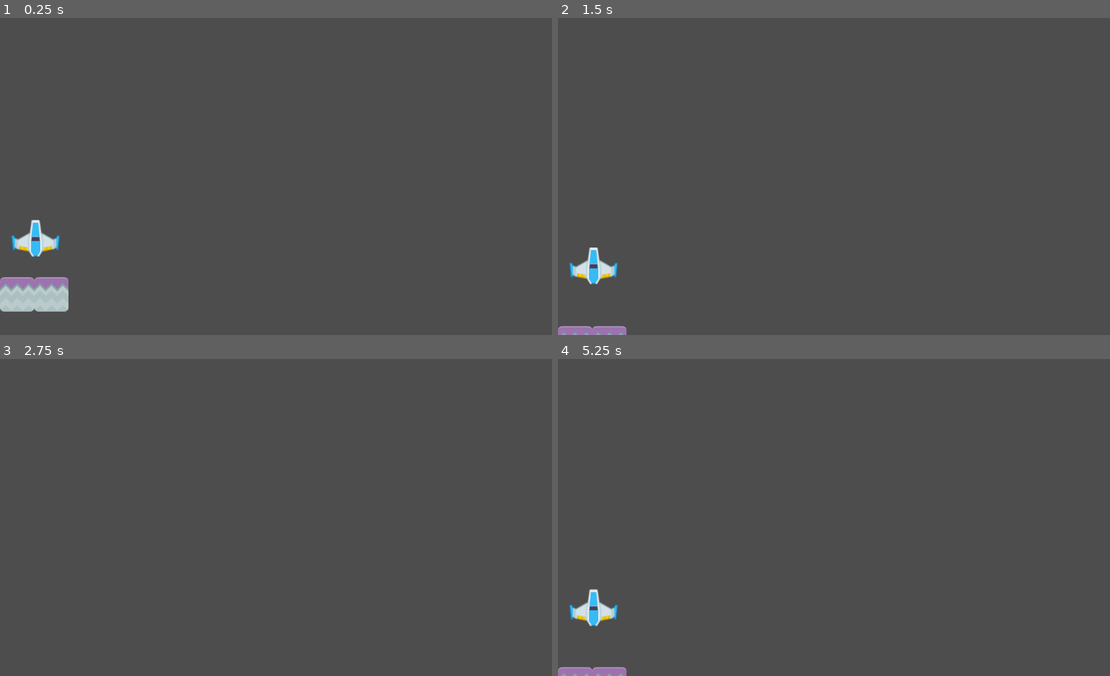
Above: before the commit, frames 1-4 (two rows, left to right).
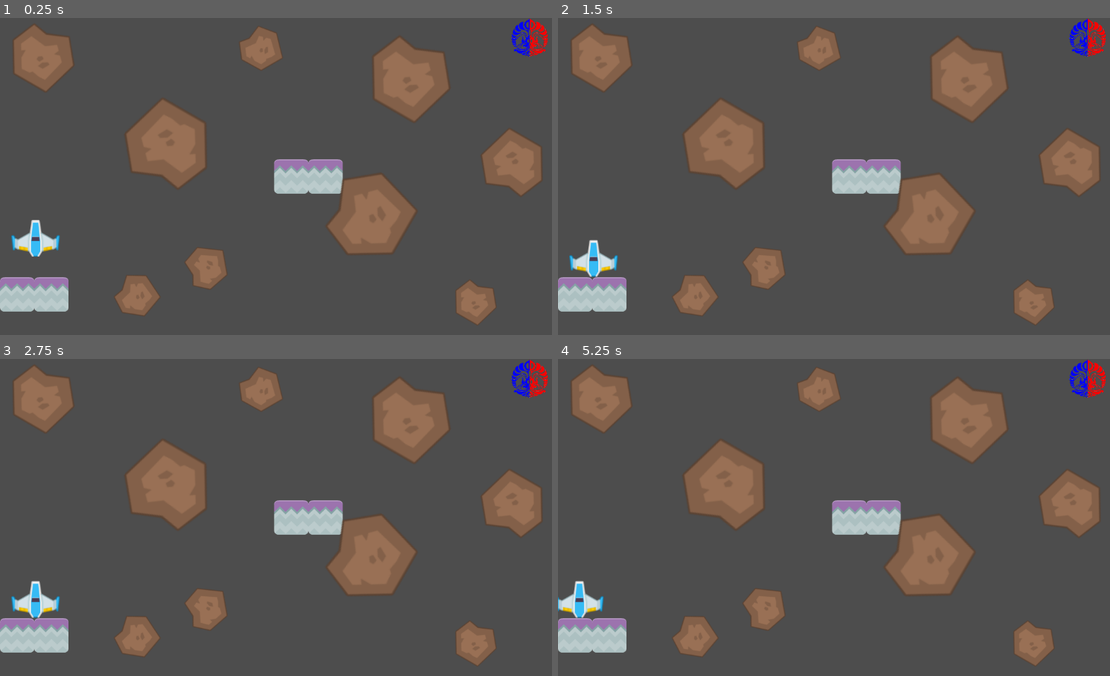
Above: after the commit, the same moments.

Repository: ebiyo/GameDev-tutorial-2
Game: Godot game, scene res://scenes/MainLevel.tscn
Two runs of this game, one before a commit and one after it. Both use one fixed random seed, a clock stepped at 60 frames per second and the inputs below.
Inputs:
- Up to frame 1 (0.25 s): no input
- Up to frame 2 (1.5 s): hold Right (move_right) 0.53-1.28 s; tap Enter at 1.25 s; hold Down (move_down) from 1.28 s (still down)
- Up to frame 3 (2.75 s): release Down (move_down) at 2.03 s; hold Right (move_right) from 2.03 s (still down)
- Up to frame 4 (5.25 s): tap Space at 2.75 s; release Right (move_right) at 2.78 s; hold Up (move_up) 2.78-3.53 s; hold Left (move_left) 3.53-5.03 s; tap Enter at 5 s; hold Down (move_down) from 5.03 s (still down)

The runs differ from the first frame. In frame 1, 16% of the frame differs, in the area x 2-100%, y 0-97%; in frame 2, 18%; in frame 3, 18%; in frame 4, 18%, in the area x 0-100%, y 0-100%.

Commit message:
Completed level 1

Diff:
--- a/scenes/BlueShip.tscn
+++ b/scenes/BlueShip.tscn
@@ -1,14 +1,14 @@
-[gd_scene load_steps=3 format=3 uid="uid://datfp8kxjrjg"]
+[gd_scene format=3 uid="uid://datfp8kxjrjg"]
 
 [ext_resource type="Texture2D" uid="uid://dgrrg14sgp4f4" path="res://assets/playerShip1_blue.png" id="1"]
 
 [sub_resource type="RectangleShape2D" id="1"]
 size = Vector2(100.011, 77.4256)
 
-[node name="BlueShip" type="RigidBody2D"]
+[node name="BlueShip" type="RigidBody2D" unique_id=512705835]
 
-[node name="Sprite2D" type="Sprite2D" parent="."]
+[node name="Sprite2D" type="Sprite2D" parent="." unique_id=767294473]
 texture = ExtResource("1")
 
-[node name="CollisionShape2D" type="CollisionShape2D" parent="."]
+[node name="CollisionShape2D" type="CollisionShape2D" parent="." unique_id=917220689]
 shape = SubResource("1")
--- a/scenes/MainLevel.tscn
+++ b/scenes/MainLevel.tscn
@@ -4,9 +4,25 @@
 [ext_resource type="PackedScene" uid="uid://datfp8kxjrjg" path="res://scenes/BlueShip.tscn" id="2"]
 [ext_resource type="Script" uid="uid://bsuv2svmaqypq" path="res://scenes/PlatformBlue.gd" id="3"]
 [ext_resource type="Script" uid="uid://x2rdmjyr1ttw" path="res://scenes/ObjectiveArea.gd" id="4"]
+[ext_resource type="Script" uid="uid://buha0qve47owk" path="res://scenes/blue_ship.gd" id="4_ykko5"]
+[ext_resource type="Texture2D" uid="uid://dh610bbucs6rh" path="res://assets/fasilkom.png" id="6_xum0q"]
+[ext_resource type="PackedScene" uid="uid://b5a4ynav86ee6" path="res://scenes/Meteor.tscn" id="6_yxyfn"]
+[ext_resource type="Script" uid="uid://2ms6txwrircs" path="res://scenes/out_of_bounds.gd" id="8_huru0"]
 
 [sub_resource type="RectangleShape2D" id="1"]
 size = Vector2(138.75, 79)
+
+[sub_resource type="RectangleShape2D" id="RectangleShape2D_wcvik"]
+size = Vector2(697, 37)
+
+[sub_resource type="RectangleShape2D" id="RectangleShape2D_6ib6r"]
+size = Vector2(697, 37)
+
+[sub_resource type="RectangleShape2D" id="RectangleShape2D_2cvyt"]
+size = Vector2(1173.5, 20)
+
+[sub_resource type="RectangleShape2D" id="RectangleShape2D_4t260"]
+size = Vector2(1173.5, 20)
 
 [node name="MainLevel" type="Node" unique_id=832108525]
 
@@ -14,20 +30,109 @@
 position = Vector2(35, 565)
 script = ExtResource("3")
 
+[node name="StonePlatform3" parent="PlatformBlue" unique_id=1127170183 instance=ExtResource("1")]
+
+[node name="StonePlatform4" parent="PlatformBlue" unique_id=266156621 instance=ExtResource("1")]
+position = Vector2(70, 0)
+
 [node name="StonePlatform" parent="PlatformBlue" unique_id=964098601 instance=ExtResource("1")]
+position = Vector2(560, -241)
 
 [node name="StonePlatform2" parent="PlatformBlue" unique_id=1594265889 instance=ExtResource("1")]
-position = Vector2(70, 0)
+position = Vector2(630, -241)
 
 [node name="BlueShip" parent="." unique_id=150247224 instance=ExtResource("2")]
 position = Vector2(72.7009, 421.901)
 lock_rotation = true
+freeze_mode = 1
+script = ExtResource("4_ykko5")
+thrust_force = 2400.0
+horizontal_force = 300.0
+max_speed = 1200.0
 
 [node name="ObjectiveArea" type="Area2D" parent="." unique_id=779178061]
 script = ExtResource("4")
 
 [node name="CollisionShape2D" type="CollisionShape2D" parent="ObjectiveArea" unique_id=670694693]
-position = Vector2(70.625, 40)
+position = Vector2(1082, 40)
 shape = SubResource("1")
 
+[node name="Sprite2D" type="Sprite2D" parent="ObjectiveArea" unique_id=1545912824]
+position = Vector2(1082, 40)
+scale = Vector2(0.5, 0.5)
+texture = ExtResource("6_xum0q")
+
+[node name="Meteors" type="Node2D" parent="." unique_id=1403441345]
+position = Vector2(969, 583)
+rotation = -3.1415925
+
+[node name="Meteor2" parent="Meteors" unique_id=71035417 instance=ExtResource("6_yxyfn")]
+position = Vector2(544, 73.99994)
+rotation = -2.268928
+
+[node name="Meteor7" parent="Meteors" unique_id=1522138054 instance=ExtResource("6_yxyfn")]
+
+[node name="Meteor5" parent="Meteors" unique_id=1512741036 instance=ExtResource("6_yxyfn")]
+position = Vector2(434.00012, 518)
+rotation = -1.0471976
+
+[node name="Meteor3" parent="Meteors" unique_id=1927485398 instance=ExtResource("6_yxyfn")]
+position = Vector2(687, 13.999878)
+rotation = -1.3962636
+
+[node name="Meteor9" parent="Meteors" unique_id=768781936 instance=ExtResource("6_yxyfn")]
+position = Vector2(885.00006, 498.99994)
+scale = Vector2(1.5, 1.5)
+
+[node name="Meteor8" parent="Meteors" unique_id=685590935 instance=ExtResource("6_yxyfn")]
+position = Vector2(-80.99994, 290.00003)
+rotation = -3.1415925
+scale = Vector2(1.5, 1.5)
+
+[node name="Meteor6" parent="Meteors" unique_id=1361034573 instance=ExtResource("6_yxyfn")]
+position = Vector2(135.00006, 455)
+scale = Vector2(1.9, 1.9)
+
+[node name="Meteor4" parent="Meteors" unique_id=915173516 instance=ExtResource("6_yxyfn")]
+position = Vector2(207, 176)
+rotation = -1.5707964
+scale = Vector2(2, 2)
+
+[node name="Meteor" parent="Meteors" unique_id=1780730153 instance=ExtResource("6_yxyfn")]
+position = Vector2(624, 328.99997)
+rotation = 3.1415925
+scale = Vector2(2, 2)
+
+[node name="OutOfBounds" type="Area2D" parent="." unique_id=54011810]
+script = ExtResource("8_huru0")
+
+[node name="CollisionShape2D3" type="CollisionShape2D" parent="OutOfBounds" unique_id=507055724]
+position = Vector2(1180, 321)
+rotation = 1.5707964
+shape = SubResource("RectangleShape2D_wcvik")
+
+[node name="CollisionShape2D2" type="CollisionShape2D" parent="OutOfBounds" unique_id=1703259293]
+position = Vector2(-29, 313.5)
+rotation = 1.5707964
+shape = SubResource("RectangleShape2D_6ib6r")
+
+[node name="CollisionShape2D" type="CollisionShape2D" parent="OutOfBounds" unique_id=1199297349]
+position = Vector2(576.25, -19)
+shape = SubResource("RectangleShape2D_2cvyt")
+
+[node name="CollisionShape2D4" type="CollisionShape2D" parent="OutOfBounds" unique_id=1380782197]
+position = Vector2(576, 668)
+shape = SubResource("RectangleShape2D_4t260")
+
+[node name="CanvasLayer" type="CanvasLayer" parent="." unique_id=1387410533]
+
+[node name="Label" type="Label" parent="CanvasLayer" unique_id=1279954739]
+visible = false
+offset_left = 172.0
+offset_top = 274.0
+offset_right = 379.0
+offset_bottom = 297.0
+scale = Vector2(4, 4)
+text = "Anjay jago banget bang!😎"
+
 [connection signal="body_entered" from="ObjectiveArea" to="ObjectiveArea" method="_on_ObjectiveArea_body_entered"]
--- /dev/null
+++ b/scenes/Meteor.tscn
@@ -0,0 +1,19 @@
+[gd_scene format=3 uid="uid://b5a4ynav86ee6"]
+
+[ext_resource type="Texture2D" uid="uid://cq5yn6ecuv8qf" path="res://assets/meteorBrown_big1.png" id="1_pkplu"]
+[ext_resource type="Script" uid="uid://4bxqjxxv41o8" path="res://scenes/meteor.gd" id="1_rsaf7"]
+
+[sub_resource type="CircleShape2D" id="CircleShape2D_mpu1k"]
+radius = 28.0
+
+[node name="Meteor" type="Area2D" unique_id=71035417]
+script = ExtResource("1_rsaf7")
+
+[node name="CollisionShape2D" type="CollisionShape2D" parent="." unique_id=1617195984]
+shape = SubResource("CircleShape2D_mpu1k")
+
+[node name="Sprite2D" type="Sprite2D" parent="." unique_id=1780572931]
+position = Vector2(-0.9999995, 5)
+rotation = 0.5235988
+scale = Vector2(0.8987225, 1)
+texture = ExtResource("1_pkplu")
--- a/scenes/ObjectiveArea.gd
+++ b/scenes/ObjectiveArea.gd
@@ -1,5 +1,9 @@
 extends Area2D
 
+@onready var win_label = $"../CanvasLayer/Label"
+
 func _on_ObjectiveArea_body_entered(body: RigidBody2D):
-	if (body.name == "BlueShip"):
+	if (body.name == "BlueShip" || body.name == "GreenShip"):
 		print("Reached objective!")
+		win_label.visible = true
+		get_tree().paused = true
--- a/scenes/PlatformBlue.gd
+++ b/scenes/PlatformBlue.gd
@@ -4,12 +4,19 @@
 
 # Called when the node enters the scene tree for the first time.
 func _ready():
+	#process_mode = Node.PROCESS_MODE_DISABLED
 	print("Platform initialized")
 
 # Called every frame. 'delta' is the elapsed time since the previous frame.
-func _process(delta):
-	if Input.is_action_pressed("move_up"):
-		move_local_y(-speed * delta, false)
-
-	if Input.is_action_pressed("move_down"):
-		move_local_y(speed * delta, false)
+#func _process(delta):
+	#if Input.is_action_pressed("move_up"):
+		#move_local_y(-speed * delta, false)
+	#
+	#if Input.is_action_pressed("move_down"):
+		#move_local_y(speed * delta, false)
+		#
+	#if Input.is_action_pressed("move_left"):
+		#move_local_x(-speed * delta, false)
+	#
+	#if Input.is_action_pressed("move_right"):
+		#move_local_x(speed * delta, false)
--- /dev/null
+++ b/scenes/blue_ship.gd
@@ -0,0 +1,26 @@
+extends RigidBody2D
+
+@export var thrust_force := 900.0
+@export var horizontal_force := 600.0
+@export var max_speed := 400.0
+
+# Called when the node enters the scene tree for the first time.
+func _ready() -> void:
+	pass # Replace with function body.
+
+# Called every frame. 'delta' is the elapsed time since the previous frame.
+func _physics_process(delta: float) -> void:
+	#print(linear_velocity)
+	# Continuous upward thrust
+	if Input.is_action_pressed("move_up"):
+		apply_central_force(Vector2(0, -thrust_force))
+
+	# Left / Right movement
+	if Input.is_action_pressed("move_left"):
+		apply_central_force(Vector2(-horizontal_force, 0))
+
+	if Input.is_action_pressed("move_right"):
+		apply_central_force(Vector2(horizontal_force, 0))
+
+	#linear_velocity = linear_velocity.clamp(Vector2(-max_speed, -max_speed),
+											#Vector2(max_speed, max_speed))
--- /dev/null
+++ b/scenes/meteor.gd
@@ -0,0 +1,13 @@
+extends Area2D
+
+# Called when the node enters the scene tree for the first time.
+func _ready() -> void:
+	body_entered.connect(_on_body_entered)
+
+# Called every frame. 'delta' is the elapsed time since the previous frame.
+func _process(delta: float) -> void:
+	pass
+
+func _on_body_entered(body):
+	if body.name == "BlueShip":
+		get_tree().reload_current_scene()
--- /dev/null
+++ b/scenes/out_of_bounds.gd
@@ -0,0 +1,14 @@
+extends Area2D
+
+
+# Called when the node enters the scene tree for the first time.
+func _ready() -> void:
+	body_entered.connect(_on_body_entered)
+
+func _on_body_entered(body):
+	if (body.name == "BlueShip" || body.name == "GreenShip"):
+		get_tree().reload_current_scene()
+
+# Called every frame. 'delta' is the elapsed time since the previous frame.
+func _process(delta: float) -> void:
+	pass
Not shown, added: scenes/blue_ship.gd.uid
Not shown, added: scenes/meteor.gd.uid
Not shown, added: scenes/out_of_bounds.gd.uid
